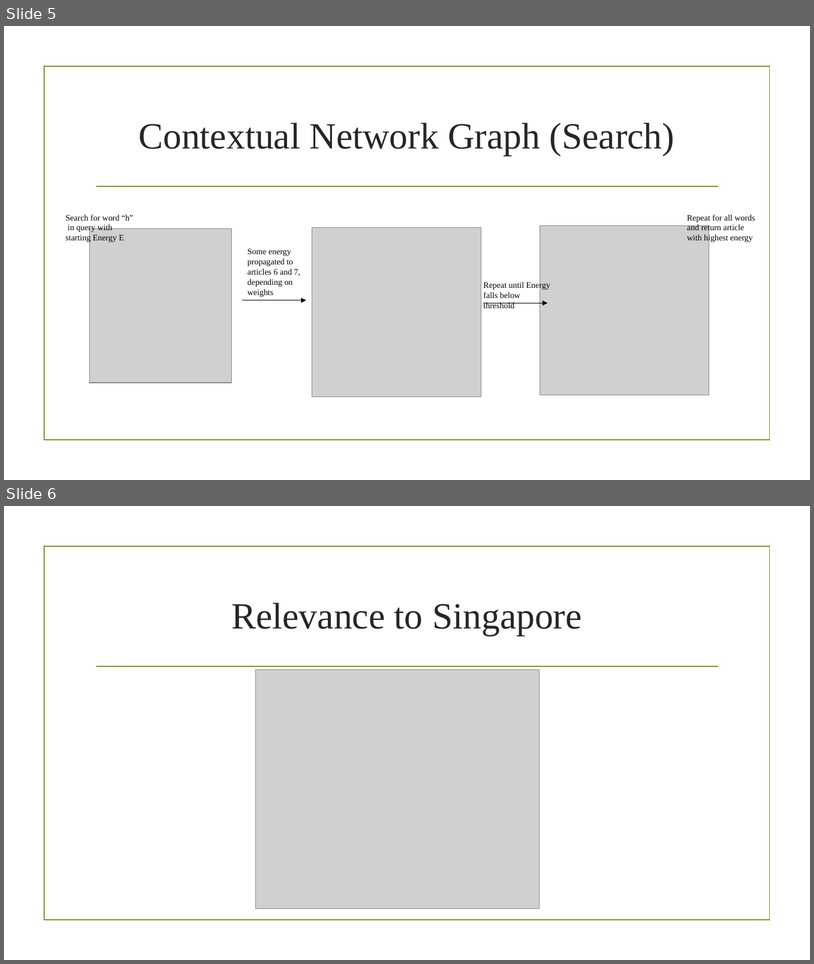
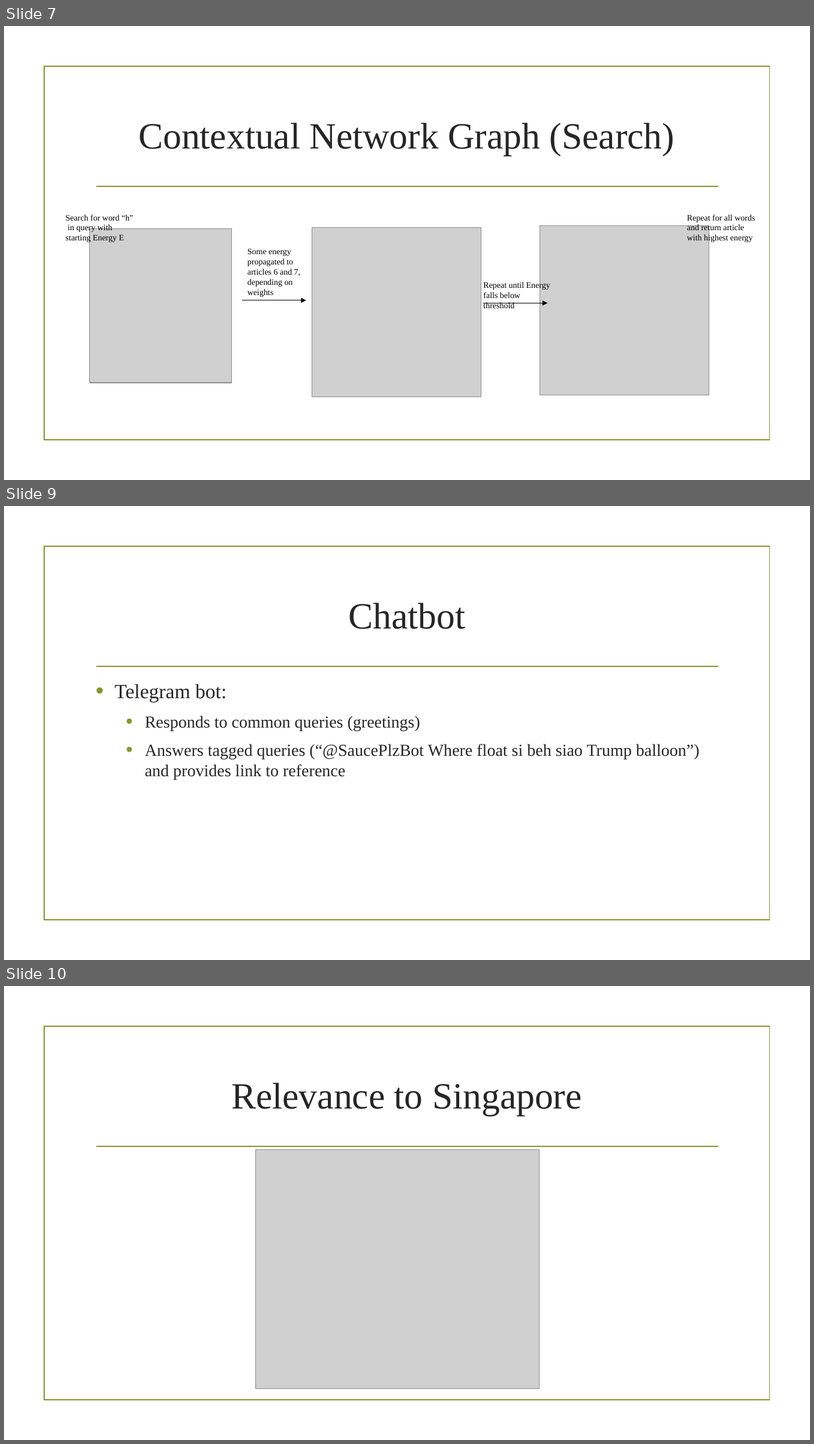
Before and after one commit to FrederickBernkastel/Ruffles, a slide deck: Presentation Data/Presentation.pptx. Shown one above the other, each under a label of ours: slides 5 and 6 before the commit, slides 7, 9 and 10 after it; the slides between them are not shown. The pictures are 814x964 and 814x1444 pixels, drawn with LibreOffice and Linux fonts; fonts in the diff are those of the drawing; grey boxes stand for pictures; background and template pictures are left out. Boxes give left, top, right and bottom in pixels: in the first picture for what was removed or moved away, otherwise in the second. Text is boxed around its words. In the diff, an @@ line names an element or a change of style, - is before the commit and + after.

```diff
--- a/Presentation Data/Presentation.pptx
+++ b/Presentation Data/Presentation.pptx
@@ slide 9 added at bbox=[4, 506, 810, 960], background picture (left out); not listed: 2 template elements that a slide beside it also shows @@
@@ title added at bbox=[348, 603, 465, 629], 44 pt, text #262626 @@
+Chatbot
@@ text added at bbox=[114, 684, 700, 780], 20 pt, text #262626 @@
+• Telegram bot:
+  • Responds to common queries (greetings)
+  • Answers tagged queries (“@SaucePlzBot Where float si beh siao Trump balloon”) and provides link to reference
@@ what was slide 5 is now slide 7 @@
@@ what was slide 6 is now slide 10 @@
```
Also in this commit, not shown: 4 other slides added, 1 slide removed, 1 other file.
